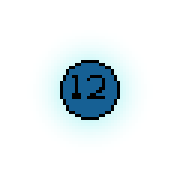
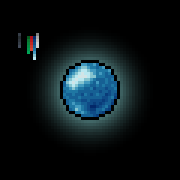
Layer changes from the first (180, 180) image to the second:
painted on "Pasted Layer" over left=63, top=63, right=117, bottom=117
showed "Background", painted on it over left=0, top=0, right=180, bottom=180
